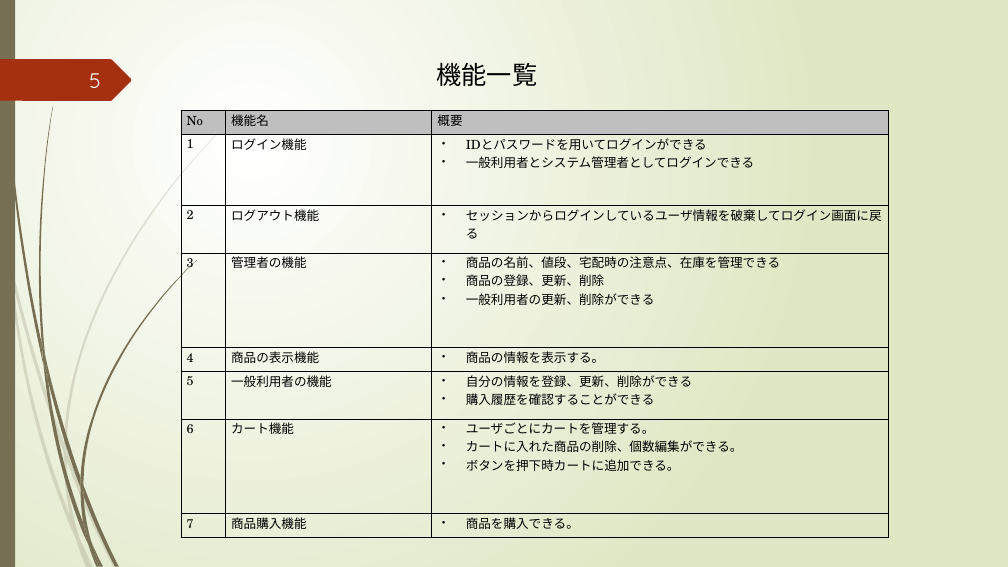
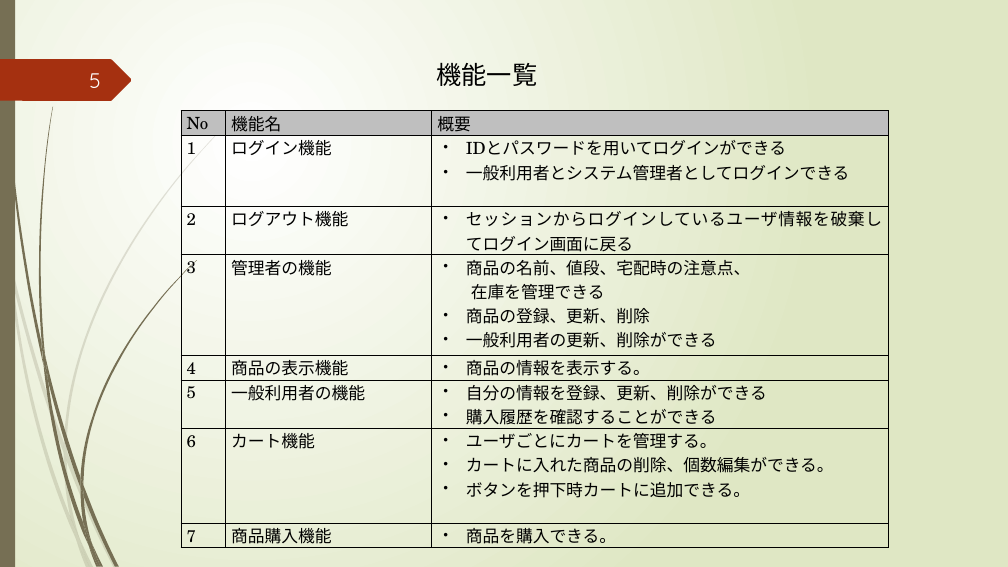
Before and after one commit to k-kuru/team_develop, a slide deck: slide 5 of 05_チーム開発演習_発表会資料/05_チーム開発演習_発表会資料_チーム3.pptx. Drawn at 1008x567 pixels with LibreOffice and Linux fonts; fonts in the diff are those of the drawing. Boxes give left, top, right and bottom in pixels: in the first picture for what was removed or moved away, otherwise in the second. Text is boxed around its words. In the diff, an @@ line names an element or a change of style, - is before the commit and + after.

Commit message:
20210609 13:55

```diff
--- a/05_チーム開発演習_発表会資料/05_チーム開発演習_発表会資料_チーム3.pptx
+++ b/05_チーム開発演習_発表会資料/05_チーム開発演習_発表会資料_チーム3.pptx
@@ table at (x1=181, y1=110, x2=888, y2=552) @@
-row 4, column 3: 商品の名前、値段、宅配時の注意点、在庫を管理できる / 商品の登録、更新、削除 / 一般利用者の更新、削除ができる
+row 4, column 3: 商品の名前、値段、宅配時の注意点、 / 在庫を管理できる / 商品の登録、更新、削除 / 一般利用者の更新、削除ができる
@@ size 12 to 16 pt in "No", "機能名", "概要", "1" and 23 more places @@
```
